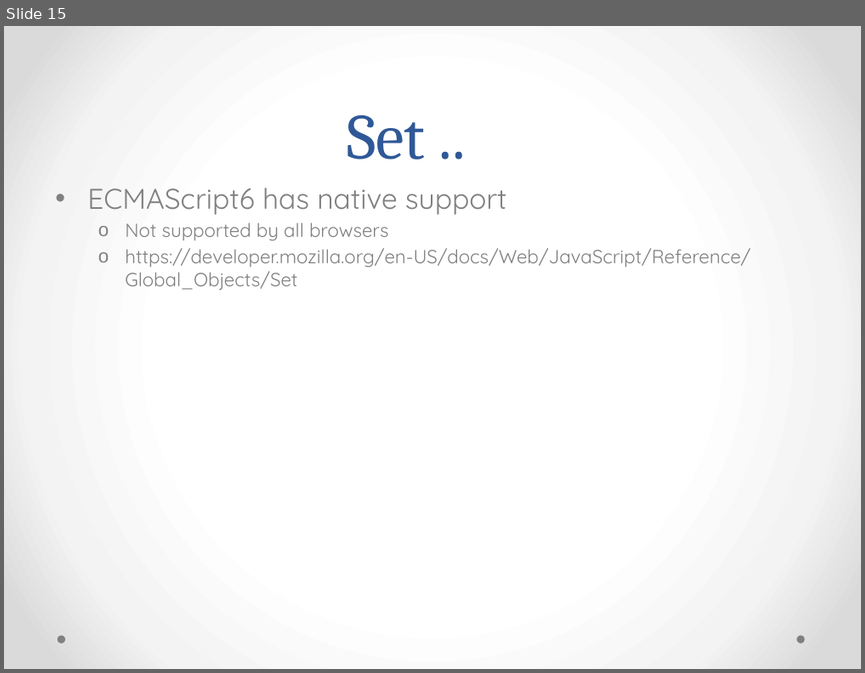
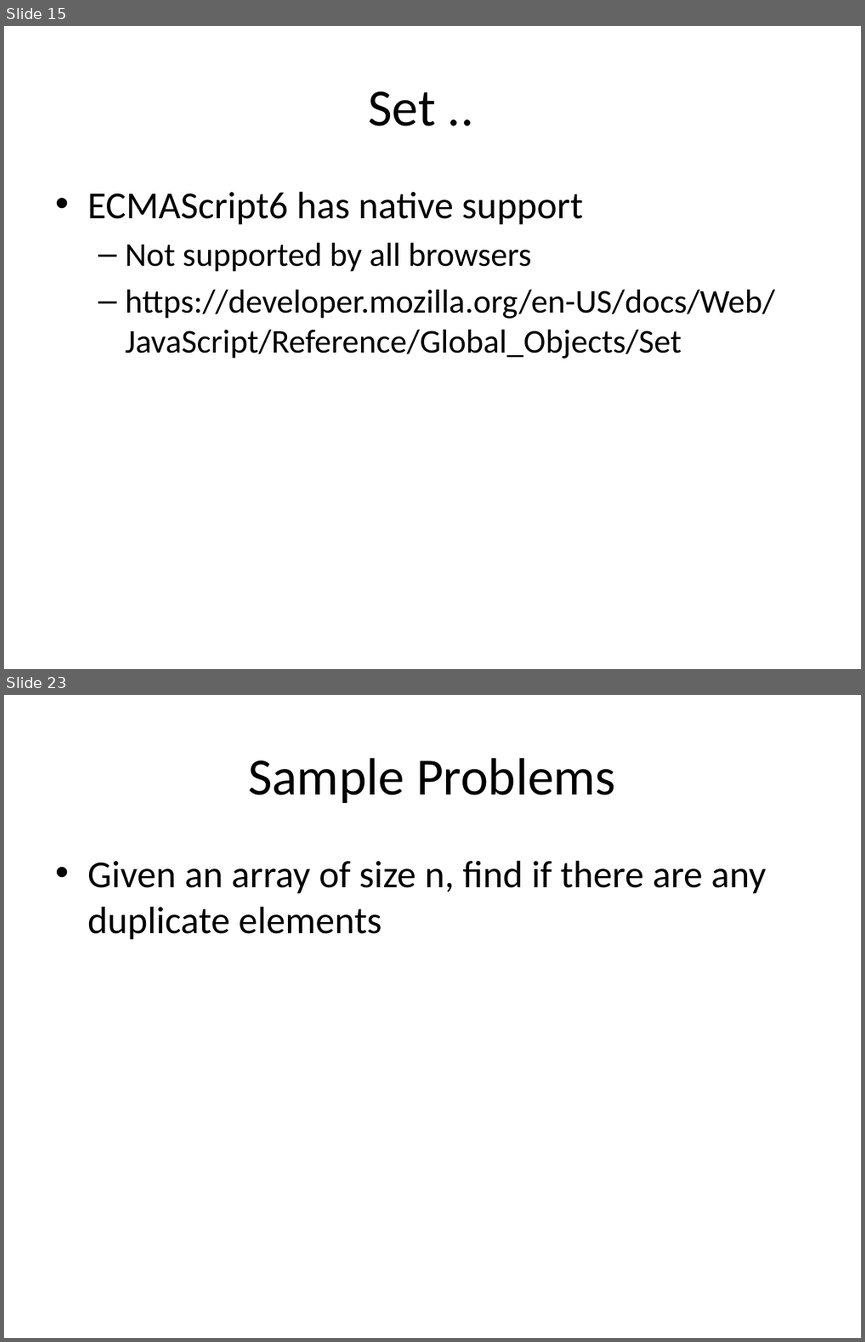
Before and after one commit to rajeshcs/jstalk, a slide deck: JavascriptDS.pptx. Shown one above the other, each under a label of ours: slide 15 before the commit, slides 15 and 23 after it; the slides between them are not shown. The pictures are 865x673 and 865x1342 pixels, drawn with LibreOffice and Linux fonts; fonts in the diff are those of the drawing. Boxes give left, top, right and bottom in pixels: in the first picture for what was removed or moved away, otherwise in the second. Text is boxed around its words. In the diff, an @@ line names an element or a change of style, - is before the commit and + after.

```diff
--- a/JavascriptDS.pptx
+++ b/JavascriptDS.pptx
@@ slide 23 added at (4,695,861,1338), background #FFFFFF @@
@@ title added at (248,758,616,803), 44 pt, text #000000 @@
+Sample Problems
@@ text added at (87,861,766,940), 32 pt, text #000000 @@
+• Given an array of size n, find if there are any duplicate elements
@@ slide 15 changed as well @@
@@ background gradient #FFFFFF to #F4F4F4 to #DADADA to #FFFFFF @@
@@ title "Set ..": place and size @@
-title "Set .." at (347,115,425,159)
+title "Set .." at (368,91,435,126)
@@ title "Set .." at (368,91,435,126): size 54 to 44 pt, font Cambria to Calibri, text colour #2F5897 to #000000; line spacing 58pt to 1; vertical alignment bottom to middle @@
@@ text "ECMAScript6 has native support" at (87,192,775,358): size 24 to 32 pt in "ECMAScript6 has native support"; font Quicksand to Calibri, text colour #808080 to #000000; size 16 to 28 pt in "Not supported by all browsers", "https://developer.mozilla.org/en-US/docs/Web/JavaScript/Refe ..."; more space between paragraphs; bullet o to – @@
@@ ellipse removed at (57,635,65,643) @@
@@ ellipse removed at (796,635,804,643) @@
```
Also in this commit, not shown: 20 other slides changed, 6 other slides added.
